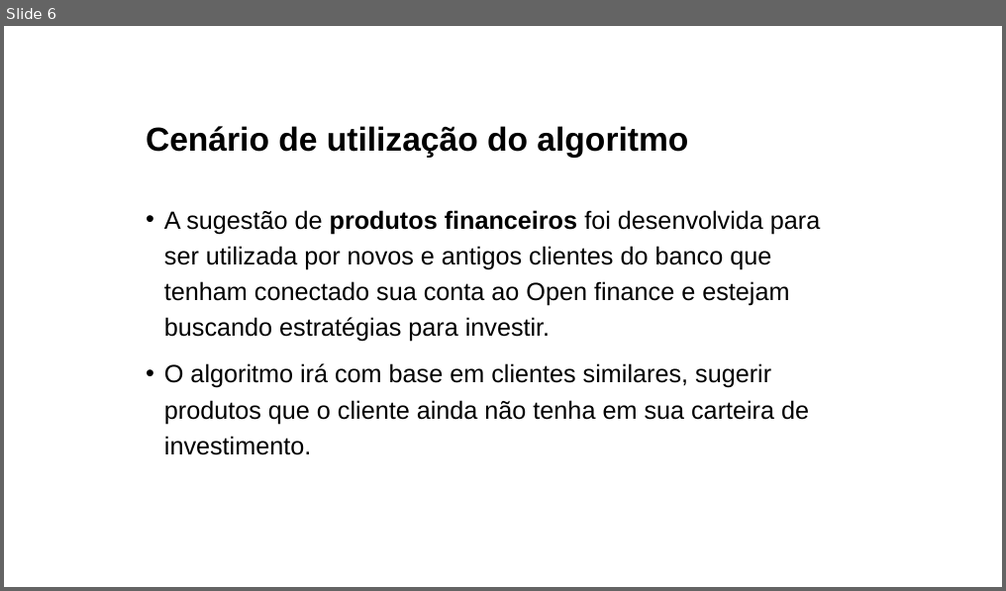
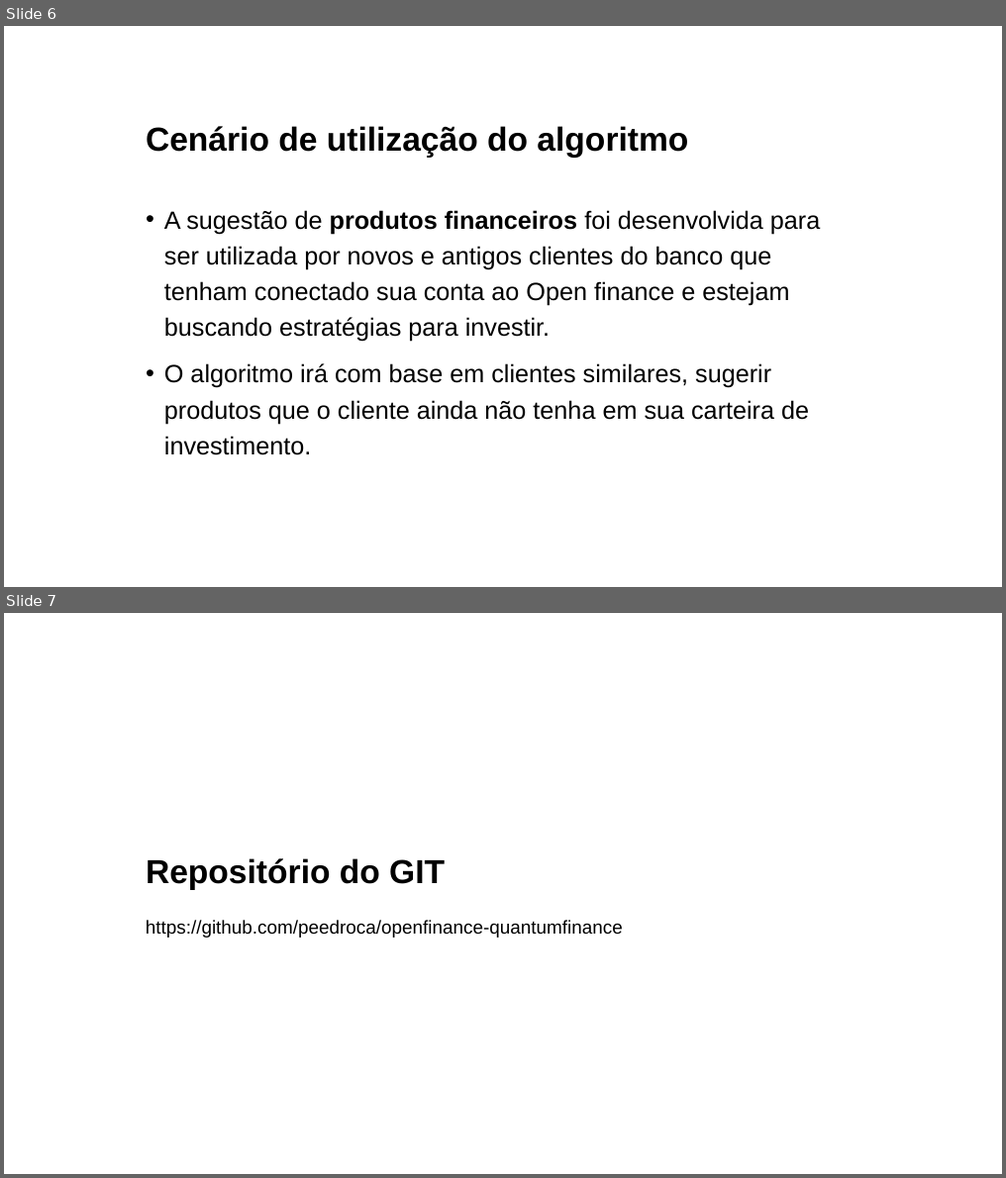
Before and after one commit to peedroca/openfinance-quantumfinance, a slide deck: docs/Recommendations System.pptx. Shown one above the other, each under a label of ours: slide 6 before the commit, slides 6 and 7 after it. The pictures are 1006x591 and 1006x1178 pixels, drawn with LibreOffice and Linux fonts; fonts in the diff are those of the drawing. Boxes give left, top, right and bottom in pixels: in the first picture for what was removed or moved away, otherwise in the second. Text is boxed around its words. In the diff, an @@ line names an element or a change of style, - is before the commit and + after.

```diff
--- a/docs/Recommendations System.pptx
+++ b/docs/Recommendations System.pptx
@@ slide 7 added at bbox=[4, 613, 1002, 1174], background #FFFFFF @@
@@ title added at bbox=[146, 859, 445, 890], 32 pt, text #000000, bold @@
+Repositório do GIT
@@ text added at bbox=[146, 920, 623, 938], 18 pt, text #000000 @@
+https://github.com/peedroca/openfinance-quantumfinance
```
Also in this commit, not shown: 1 other file.
